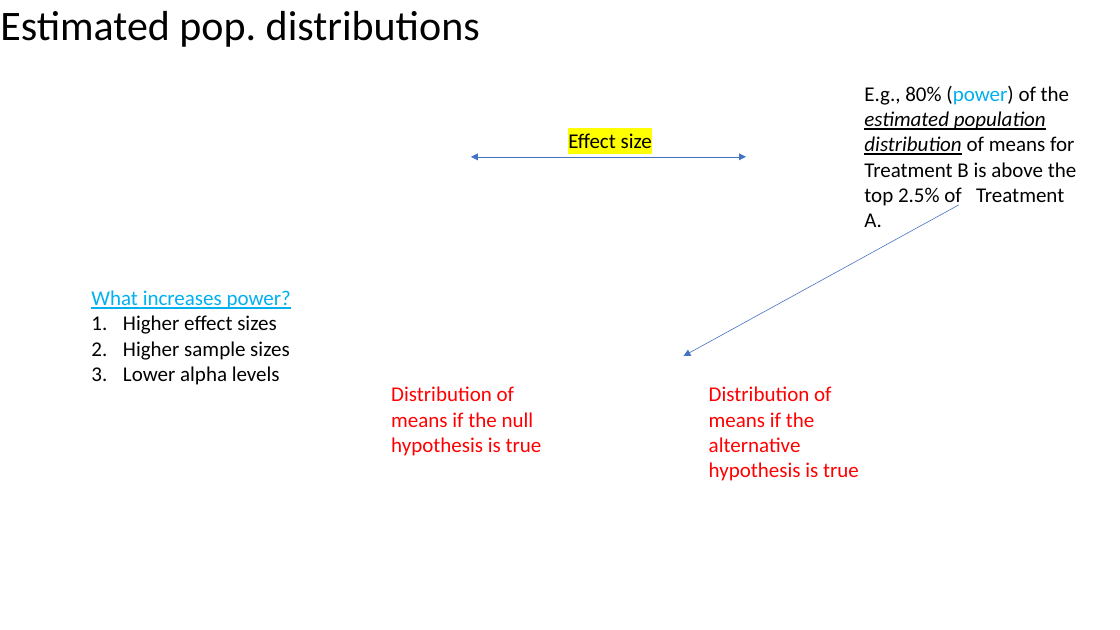
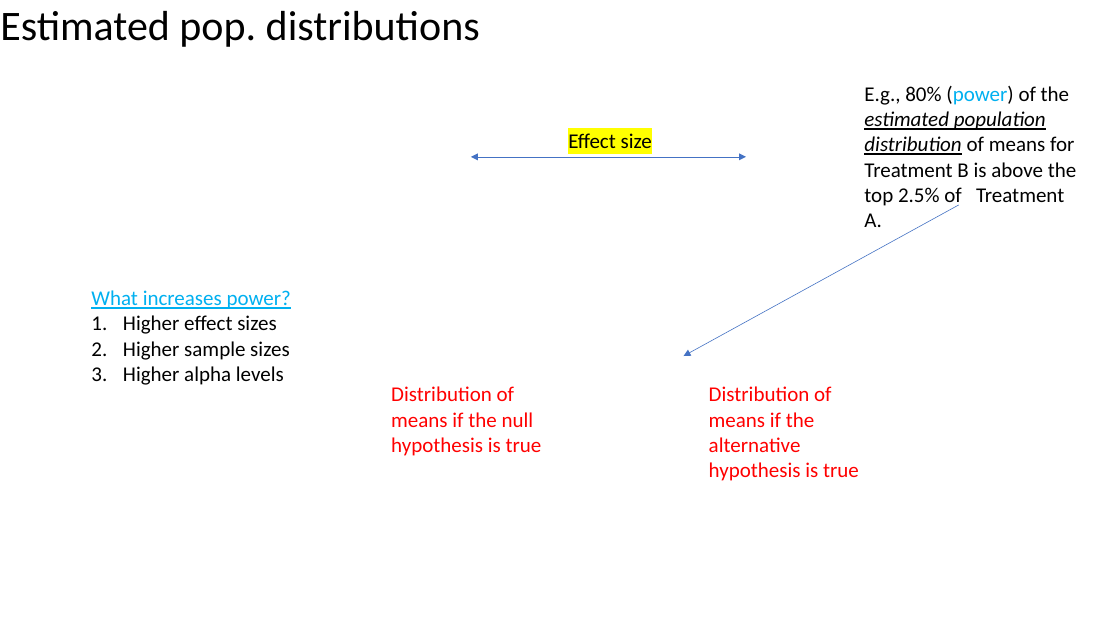
Before and after one commit to szuniga07/Statistics, a slide deck: slide 9 of Stats Course Week 4.pptx. Drawn at 1120x630 pixels with LibreOffice and Linux fonts; fonts in the diff are those of the drawing; background and template pictures are left out. Boxes give left, top, right and bottom in pixels: in the first picture for what was removed or moved away, otherwise in the second. Text is boxed around its words. In the diff, an @@ line names an element or a change of style, - is before the commit and + after.

```diff
--- a/Stats Course Week 4.pptx
+++ b/Stats Course Week 4.pptx
@@ text at (x1=123, y1=366, x2=284, y2=385): text changed @@
-3. Lower alpha levels
+3. Higher alpha levels
```
Also in this commit, not shown: 5 other slides changed.
